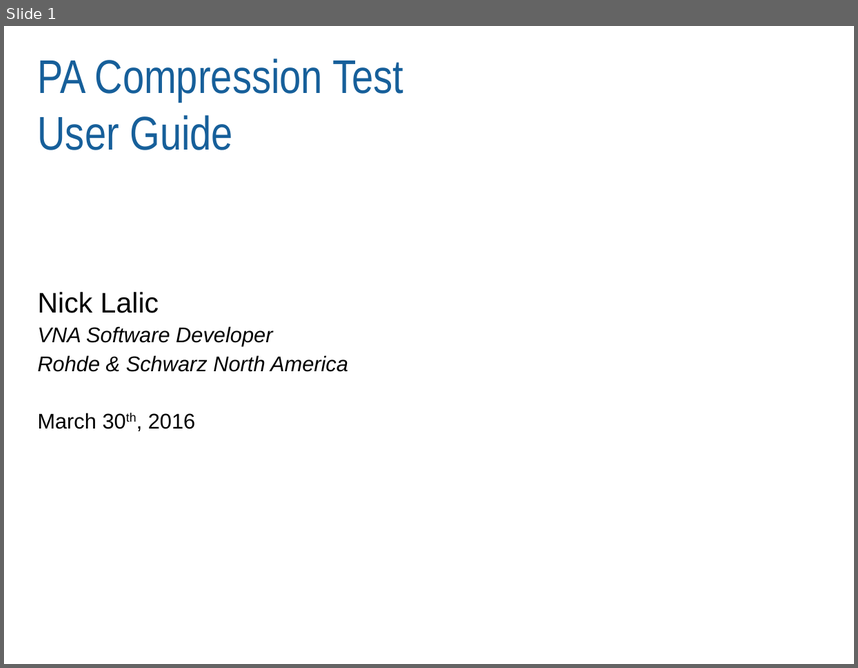
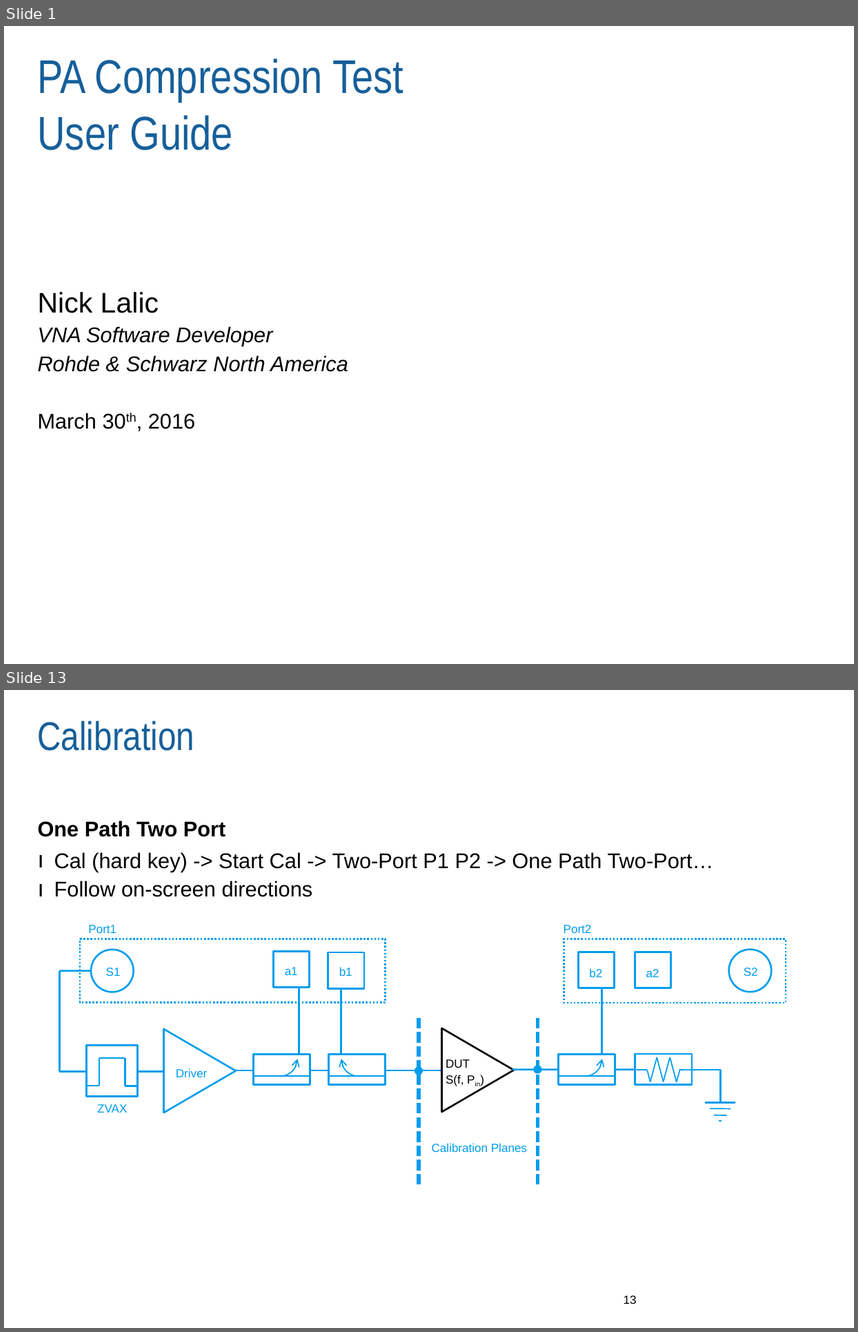
Before and after one commit to Terrabits/PACompressionTest, a slide deck: Documentation/User manual/MACOM RI Pulsed RF Application Note.pptx. Shown one above the other, each under a label of ours: slide 1 before the commit, slides 1 and 13 after it; the slides between them are not shown. The pictures are 858x668 and 858x1332 pixels, drawn with LibreOffice and Linux fonts; fonts in the diff are those of the drawing; background and template pictures are left out. Boxes give left, top, right and bottom in pixels: in the first picture for what was removed or moved away, otherwise in the second. Text is boxed around its words. In the diff, an @@ line names an element or a change of style, - is before the commit and + after.

```diff
--- a/Documentation/User manual/MACOM RI Pulsed RF Application Note.pptx
+++ b/Documentation/User manual/MACOM RI Pulsed RF Application Note.pptx
@@ slide 13 added at <box>4,690,854,1328</box>, background #FFFFFF @@
@@ title added at <box>38,721,195,751</box>, 34 pt, text #165F9A @@
+Calibration
@@ text added at <box>38,820,226,837</box>, 18 pt, text #000000, bold @@
+One Path Two Port
@@ text added at <box>54,852,714,897</box>, 18 pt, text #000000 @@
+ı Cal (hard key) -> Start Cal -> Two-Port P1 P2 -> One Path Two-Port…
+ı Follow on-screen directions
@@ group added at <box>59,925,786,1186</box>: 36 lines, 12 texts, 11 rectangles, 4 ellipses, 3 arc (boxed as its full ellipse)s, 2 triangles @@
+DUT
+S(f, Pin)
+S1
+a1
+b1
+Calibration Planes
+Port1
+S2
+a2
+b2
+Port2
+Driver
+ZVAX
@@ page number added at <box>624,1295,637,1303</box>, 10 pt, text #000000 @@
+13
```
Also in this commit, not shown: 3 slides changed, 16 other slides added, 1 slide removed, 9 other files.
